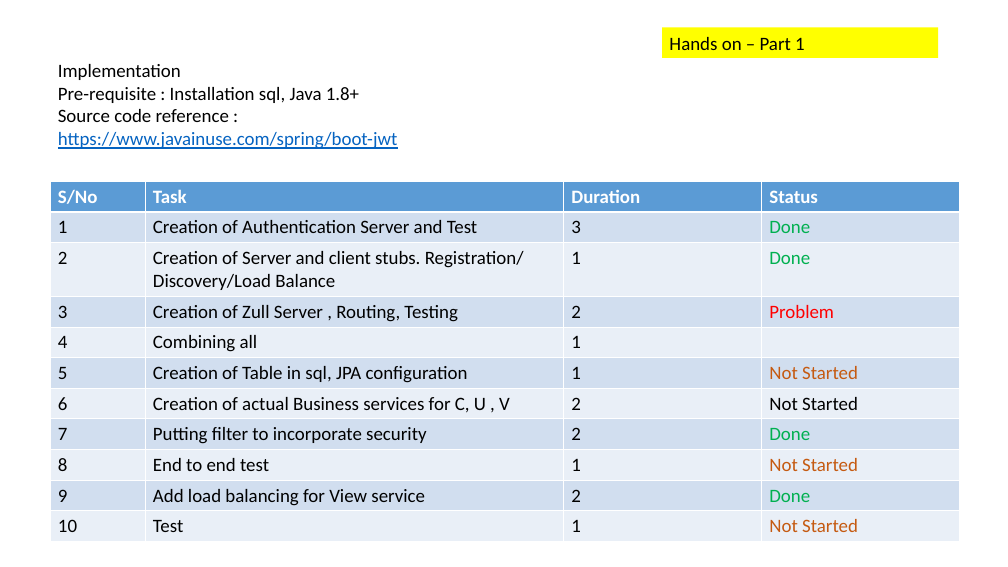
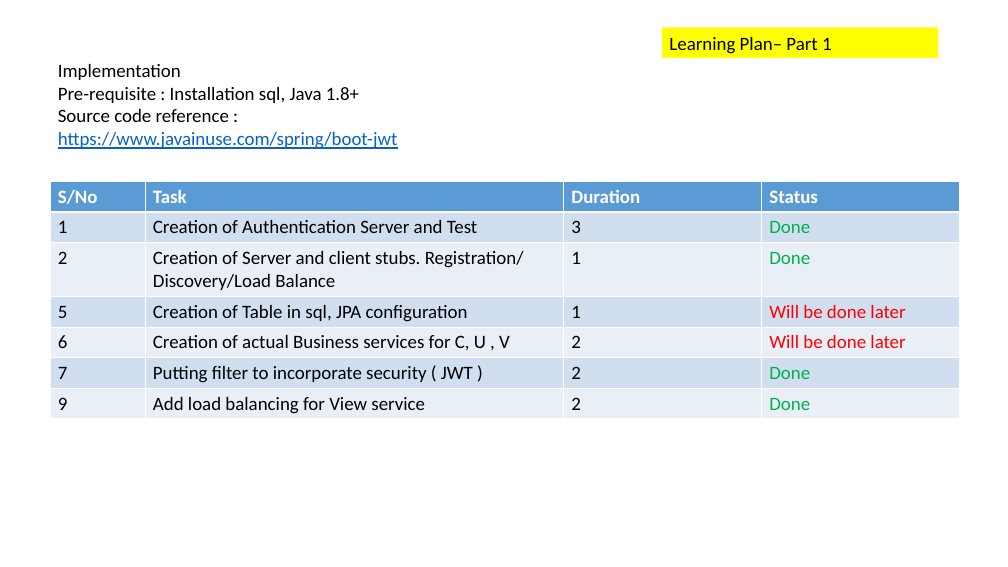
Before and after one commit to krishmetalhead/microservices, a slide deck: slide 10 of Microservice_Architecture_Defined.pptx. Drawn at 1008x567 pixels with LibreOffice and Linux fonts; fonts in the diff are those of the drawing. Boxes give left, top, right and bottom in pixels: in the first picture for what was removed or moved away, otherwise in the second. Text is boxed around its words. In the diff, an @@ line names an element or a change of style, - is before the commit and + after.

Commit message:
Updated
Updated

```diff
--- a/Microservice_Architecture_Defined.pptx
+++ b/Microservice_Architecture_Defined.pptx
@@ text in rectangle at (x1=669, y1=37, x2=832, y2=54): text changed @@
-Hands on – Part 1
+Learning Plan– Part 1
@@ table at (x1=51, y1=181, x2=961, y2=418) @@
-row 4: 3 | Creation of Zull Server , Routing, Testing | 2 | Problem
-row 5: 4 | Combining all | 1 | 
-row 6: 5 | Creation of Table in sql, JPA configuration | 1 | Not Started
-row 7: 6 | Creation of actual Business services for C, U , V | 2 | Not Started
-row 8: 7 | Putting filter to incorporate security | 2 | Done
-row 9: 8 | End to end test | 1 | Not Started
+row 4: 5 | Creation of Table in sql, JPA configuration | 1 | Will be done later
+row 5: 6 | Creation of actual Business services for C, U , V | 2 | Will be done later
+row 6: 7 | Putting filter to incorporate security ( JWT ) | 2 | Done
-row 11: 10 | Test | 1 | Not Started
```
Also in this commit, not shown: 2 other slides changed, 1 slide added, 1 slide removed.
